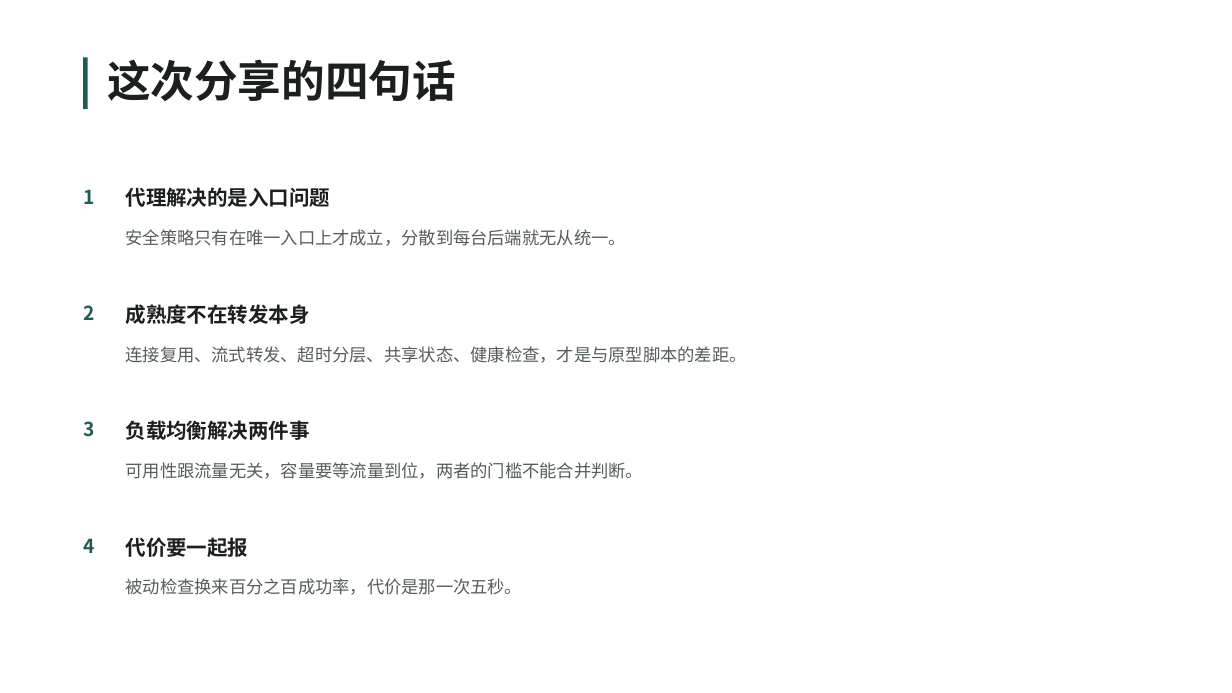
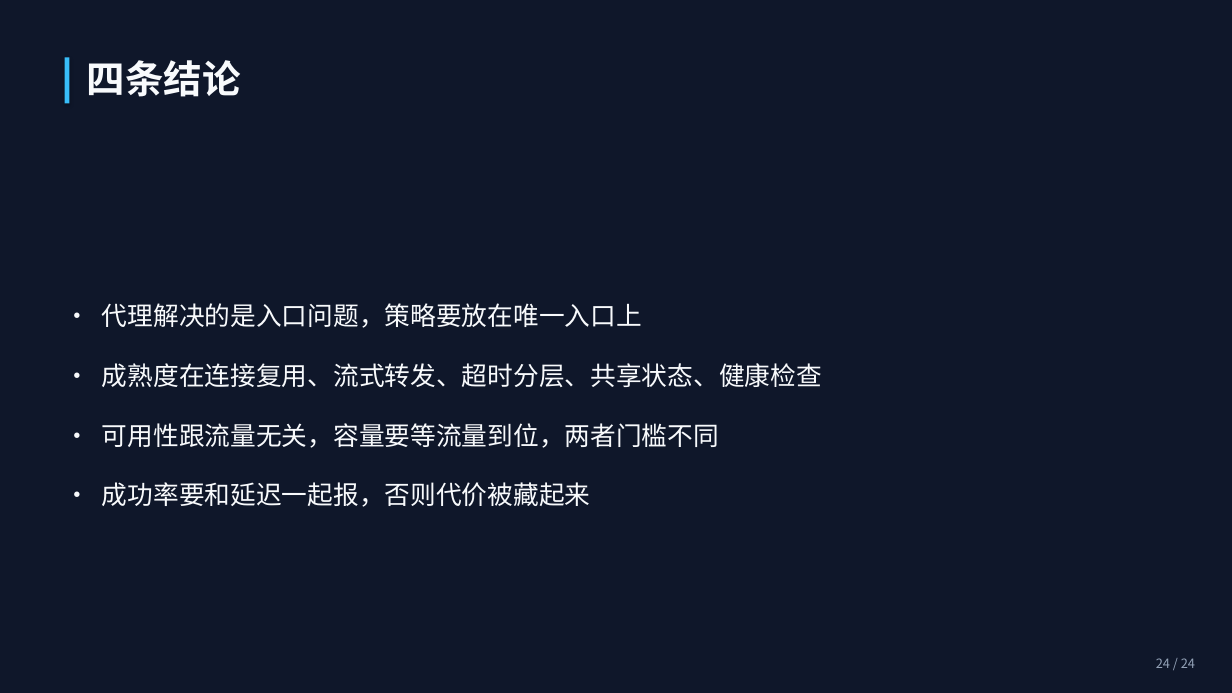
Before and after one commit to VesselPaper/symbiont, a slide deck: slide 24 of share/技术分享-应用代理与负载均衡.pptx (slide 23 before the commit). Drawn at 1232x693 pixels with LibreOffice and Linux fonts; fonts in the diff are those of the drawing; background and template pictures are left out. Boxes give left, top, right and bottom in pixels: in the first picture for what was removed or moved away, otherwise in the second. Text is boxed around its words. In the diff, an @@ line names an element or a change of style, - is before the commit and + after.

```diff
--- a/share/技术分享-应用代理与负载均衡.pptx
+++ b/share/技术分享-应用代理与负载均衡.pptx
@@ rectangle added at [0,0,1232,693], fill #0F172A @@
@@ rectangle: place and size @@
-rectangle at [83,57,88,109]
+rectangle at [65,57,69,104]
@@ rectangle at [65,57,69,104]: fill #1F5C54 to #38BDF8; shadow on @@
@@ text removed at [107,59,456,101] @@
-这次分享的四句话
@@ text added at [87,60,241,97], 30 pt, text #F8FAFC, bold @@
+四条结论
@@ text "· 代理解决的是入口问题，策略要放在唯一入口上" at [102,303,822,507]: vertical alignment top to middle @@
@@ text removed at [83,189,94,204] @@
-1
@@ text removed at [126,187,331,207] @@
-代理解决的是入口问题
@@ text removed at [126,229,626,246] @@
-安全策略只有在唯一入口上才成立，分散到每台后端就无从统一。
@@ text removed at [83,305,94,320] @@
-2
@@ text at [102,303,822,507]: text changed; size 13.5 to 20 pt; text colour #555E59 to #F8FAFC @@
-连接复用、流式转发、超时分层、共享状态、健康检查，才是与原型脚本的差距。
+· 代理解决的是入口问题，策略要放在唯一入口上
+· 成熟度在连接复用、流式转发、超时分层、共享状态、健康检查
+· 可用性跟流量无关，容量要等流量到位，两者门槛不同
+· 成功率要和延迟一起报，否则代价被藏起来
@@ text removed at [126,304,310,324] @@
-成熟度不在转发本身
@@ text removed at [83,421,94,437] @@
-3
@@ text removed at [126,420,310,440] @@
-负载均衡解决两件事
@@ text removed at [126,462,643,479] @@
-可用性跟流量无关，容量要等流量到位，两者的门槛不能合并判断。
@@ text removed at [83,538,94,553] @@
-4
@@ text removed at [126,537,249,557] @@
-代价要一起报
@@ text removed at [126,578,523,595] @@
-被动检查换来百分之百成功率，代价是那一次五秒。
@@ text added at [1156,658,1195,668], 10 pt, text #94A3B8 @@
+24 / 24
```
Also in this commit, not shown: 10 other slides changed, 13 slides added, 12 slides removed, 3 other files.
